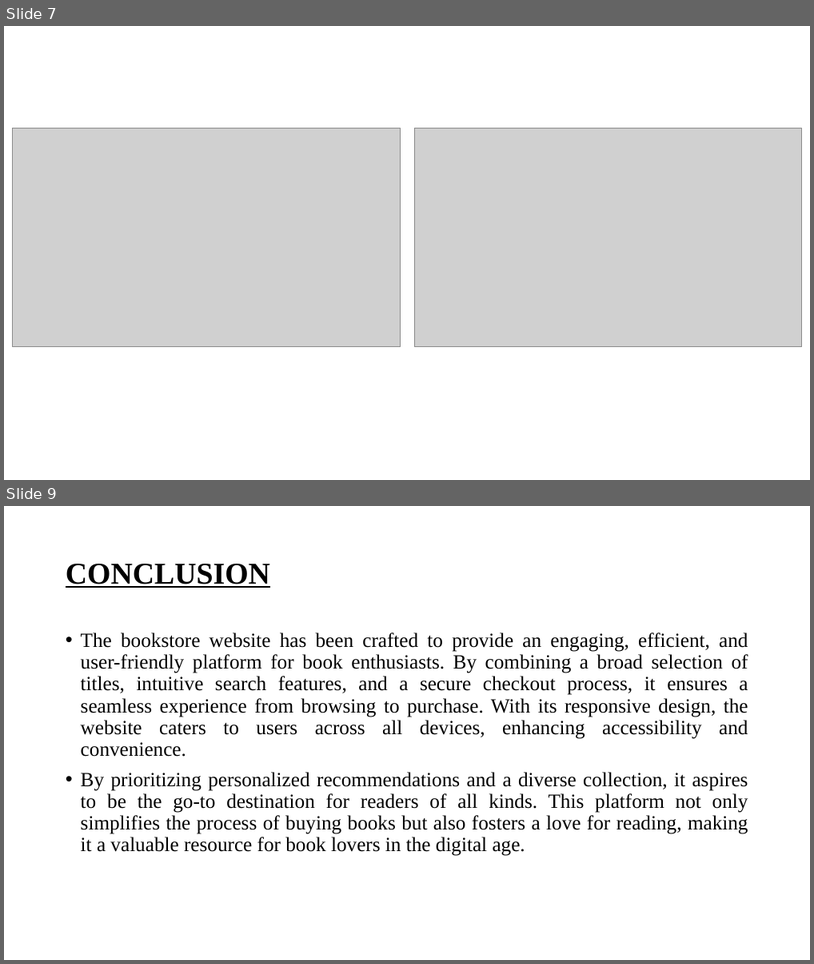
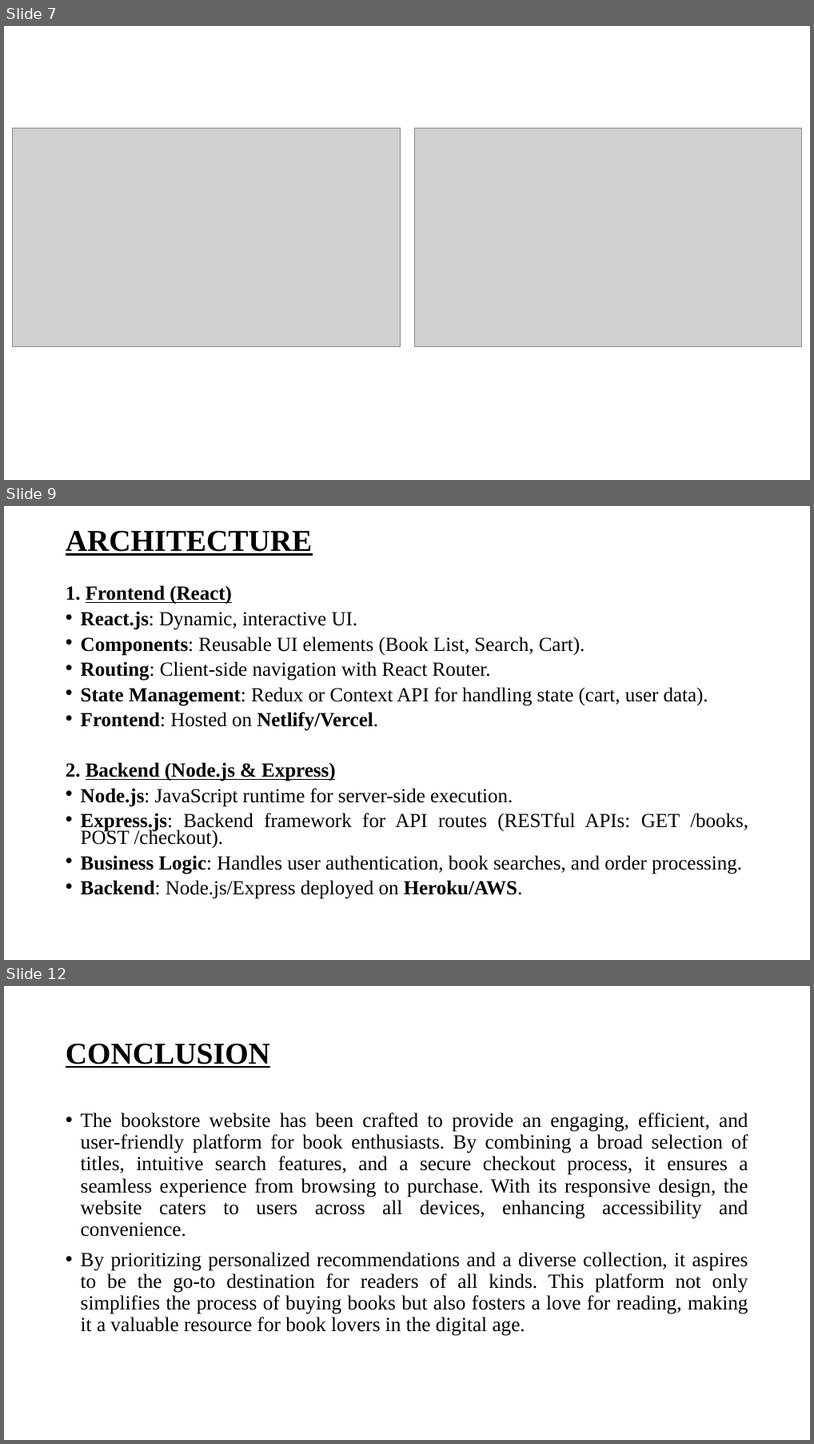
Before and after one commit to HarshithaGurumurthy/MongoDB_MERNstack, a slide deck: BOOK STORE APPLICATION USING MERN STACK.pptx. Shown one above the other, each under a label of ours: slides 7 and 9 before the commit, slides 7, 9 and 12 after it; the slides between them are not shown. The pictures are 814x964 and 814x1444 pixels, drawn with LibreOffice and Linux fonts; fonts in the diff are those of the drawing; grey boxes stand for pictures. Boxes give left, top, right and bottom in pixels: in the first picture for what was removed or moved away, otherwise in the second. Text is boxed around its words. In the diff, an @@ line names an element or a change of style, - is before the commit and + after.

```diff
--- a/BOOK STORE APPLICATION USING MERN STACK.pptx
+++ b/BOOK STORE APPLICATION USING MERN STACK.pptx
@@ slide 9 added at bbox=[4, 506, 810, 960], background #FFFFFF @@
@@ title added at bbox=[66, 531, 313, 556], 36 pt, text #000000, bold, underline @@
+ARCHITECTURE
@@ text added at bbox=[66, 585, 749, 899], 23.8 pt, text #000000 @@
+1. Frontend (React)
+• React.js: Dynamic, interactive UI.
+• Components: Reusable UI elements (Book List, Search, Cart).
+• Routing: Client-side navigation with React Router.
+• State Management: Redux or Context API for handling state (cart, user data).
+• Frontend: Hosted on Netlify/Vercel.
+2. Backend (Node.js & Express)
+• Node.js: JavaScript runtime for server-side execution.
+• Express.js: Backend framework for API routes (RESTful APIs: GET /books, POST /checkout).
+• Business Logic: Handles user authentication, book searches, and order processing.
+• Backend: Node.js/Express deployed on Heroku/AWS.
@@ what was slide 9 is now slide 12 @@
```
Also in this commit, not shown: 1 slide changed, 2 other slides added.
